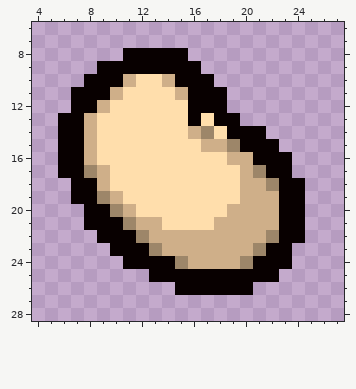
Edited in one commit: pixel-art sprite (collectibles/collectibles_2134.png). Above: the version before the commit.
The file is 64x64 pixels, drawn in blocks of 2x2; one block is one cell here. Shown: x 4..27, y 6..28.
The result:
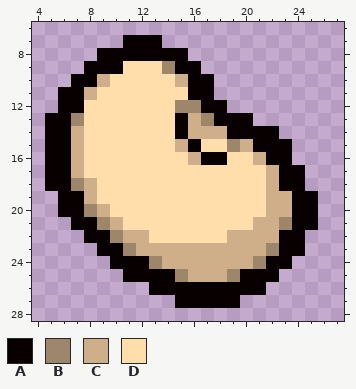
Palette (. is transparent): A #080000  B #9d8669  C #cfaf89  D #ffdeac
What changed:
@@ x 4..27 @@
  6 ........................
- 7 ........................
- 8 .......AAAAA............
- 9 .....AAAAAAAA...........
-10 ....AAACDDCAAA..........
-11 ...AAACDDDDCAAA.........
-12 ...AACDDDDDDAAA.........
-13 ..AACDDDDDDDADAA........
-14 ..AACDDDDDDDCBDAAA......
-15 ..AACDDDDDDDDCCBAAA.....
-16 ..AACDDDDDDDDDDCCAAA....
-17 ..AABCDDDDDDDDDDCBAA....
-18 ...AACDDDDDDDDDDCCBAA...
-19 ...AABCDDDDDDDDDCCCAA...
-20 ....AABCDDDDDDDCCCCAA...
-21 ....AAABCCDDDDCCCCCAA...
-22 .....AAABCCCCCCCCCBAA...
-23 ......AAABCCCCCCCBAA....
-24 .......AAAABCCCCBAAA....
-25 .........AAAAAAAAAA.....
-26 ...........AAAAAA.......
-27 ........................
+ 7 .......AAA..............
+ 8 .....AAAAAAA............
+ 9 ....AAADDDBAA...........
+10 ...AACDDDDDCAA..........
+11 ..AACDDDDDDDAA..........
+12 ..AADDDDDDDBBAA.........
+13 .AABDDDDDDDACBAAA.......
+14 .AACDDDDDDDACCCAAAA.....
+15 .AACDDDDDDDCADDBCAAA....
+16 .AACDDDDDDDDCAADDCAA....
+17 .AACDDDDDDDDDDDDDDCAA...
+18 .AABCDDDDDDDDDDDDDCAA...
+19 ..AACDDDDDDDDDDDDDCCAA..
+20 ..AABCDDDDDDDDDDDDCCAA..
+21 ...AABCDDDDDDDDDDCCBAA..
+22 ....AABCCDDDDDDCCCCAA...
+23 .....AABCCCCCCCCCCBAA...
+24 ......AAABCCCCCCCBAA....
+25 .......AAAABCCCBAAA.....
+26 .........AAAAAAAAA......
+27 ...........AAAAA........
 28 ........................
Boxes around the changes in both pictures, in picture pixels (x1, y1, x2, y2):
changed: (45, 35, 318, 308)
